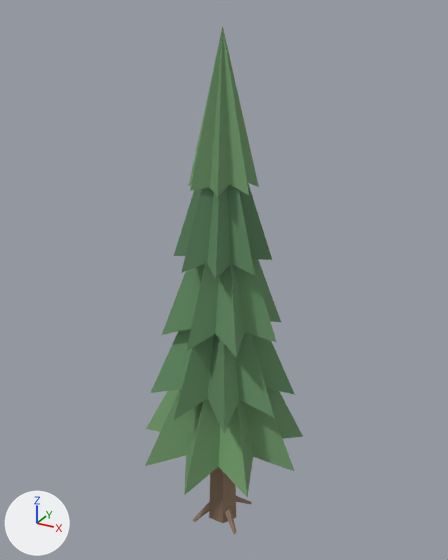
Renders of the glTF model art/props/pine_2/export/pine_2.glb from each side of a commit.
One viewpoint serves both versions: a 50 mm lens placed at (2.69, -4.87, 5.39), pointed at (-0.04, 0.1, 2.9). The axes (+X, +Y, +Z) are drawn at lower left. The lights are the same throughout. The picture after the commit comes second. Vertices at exactly the same position are counted once.

Names of what the first picture shows: 'pine_2.001'.
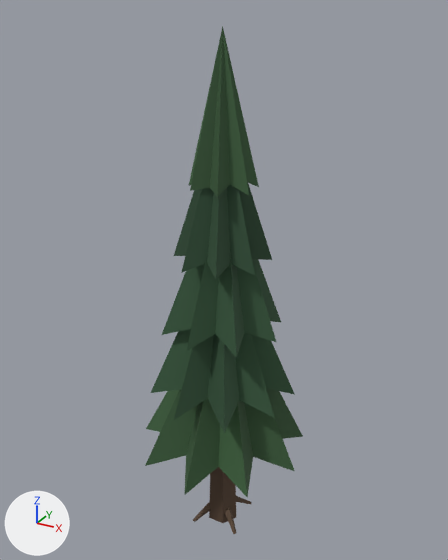
The change, as JSON lines over the scene's bpy script:
```json
{"block": "me_pine_2", "where": "me_pine_2.from_pydata(...)  # 136 vertices, 228 faces; spans x -0.87..0.9, y -0.9..0.87, z -0.02..5.25"}
{"block": "me_pine_2", "where": "# used by ob_pine_2_001; location = (0.0, 0.0, 0.0)"}
{"block": "me_pine_2", "change": "me_pine_2 part 1: 82 faces centred in x -0.46..0.48, y -0.46..0.48, z 1.66..4.37 are repainted in the vertex colours; the middle colour goes from green #73a272 to dark green #3a603f"}
{"block": "me_pine_2", "change": "me_pine_2 part 2: 64 faces centred in x -0.29..0.29, y -0.28..0.28, z -0.01..2.18 are repainted in the vertex colours; the middle colour goes from brown #9b8169 to brown #614b38"}
```

Boxes [x1, y1, x2, y2] around the edits, measured in the pictures (448 x 560 px):
```json
{"part": 1, "of": "me_pine_2", "change": "recoloured", "before": [145, 26, 303, 497], "after": [145, 26, 303, 497], "on screen": "green to dark green"}
{"part": 2, "of": "me_pine_2", "change": "recoloured", "before": [193, 467, 252, 534], "after": [193, 467, 252, 534], "on screen": "darker"}
```
